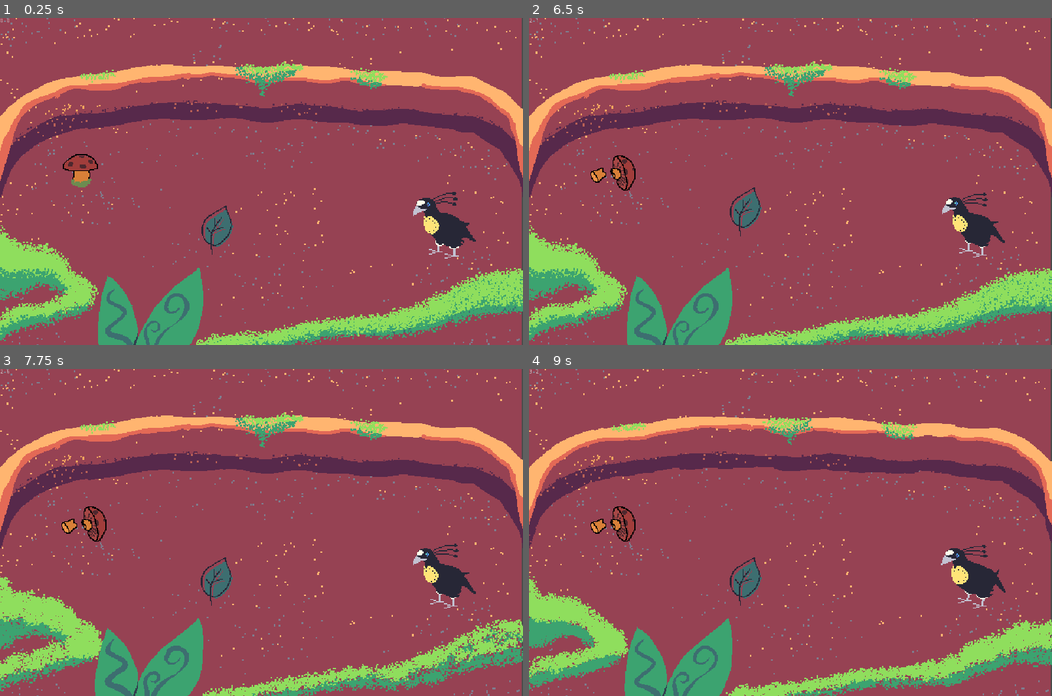
Above: before the commit, frames 1-4 (two rows, left to right).
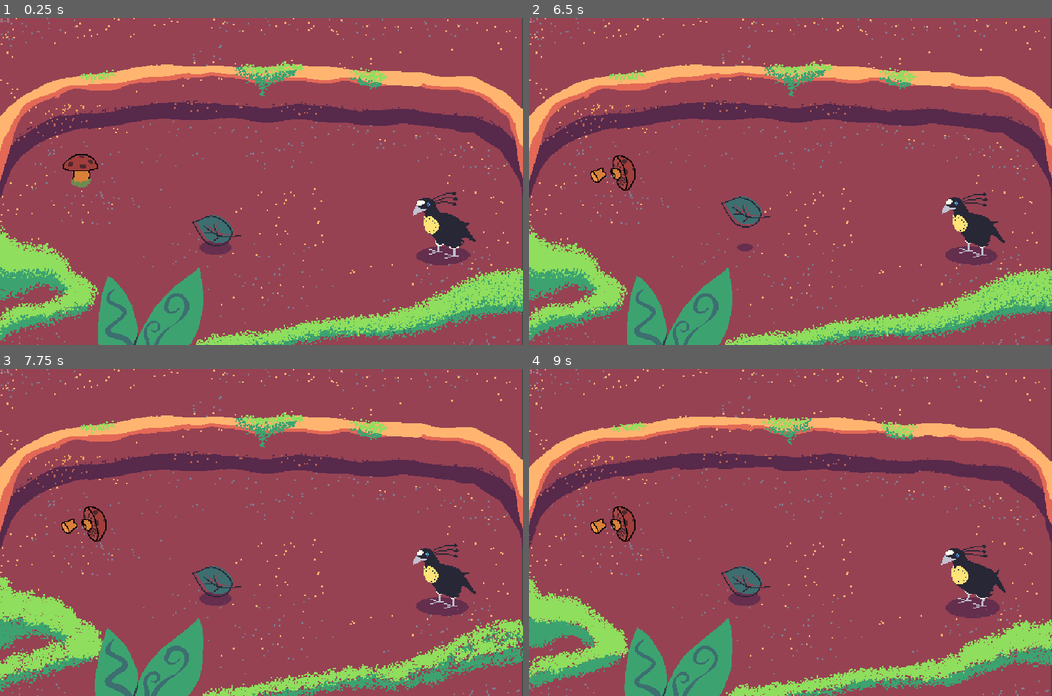
Above: after the commit, the same moments.

Repository: mapedorr/CapstoneGame
Game: Godot game, scene res://Limpiar/CleaningGame.tscn
Two runs of this game, one before a commit and one after it. Both use one fixed random seed, a clock stepped at 60 frames per second and the inputs below. Sound files missing from this copy of the repository are replaced by a short silence.
Inputs (mouse positions are in pixels of both pictures, inside the frame that each line leads up to):
- Up to frame 1 (0.25 s): no input
- Up to frame 2 (6.5 s): drag from (743, 230) to (612, 174) at 0.52 s; click "Start" at 1.25 s; drag from (612, 174) to (743, 230) at 2.02 s; move the mouse to (842, 109) at 2.77 s; click (842, 109) at 2.92 s; drag from (764, 246) to (633, 132) at 3.52 s; move the mouse to (947, 230) at 4.27 s; click (947, 230) at 4.42 s; drag from (633, 132) to (743, 230) at 5.02 s; move the mouse to (816, 181) at 5.77 s; click (816, 181) at 5.92 s
- Up to frame 3 (7.75 s): drag from (183, 450) to (214, 561) at 6.52 s; move the mouse to (376, 516) at 7.27 s; click (376, 516) at 7.42 s
- Up to frame 4 (9 s): drag from (685, 548) to (764, 597) at 8.02 s; move the mouse to (842, 460) at 8.77 s; click (842, 460) at 8.92 s

The runs differ from the first frame. In frame 1, 0.9% of the frame differs, in the area x 36-90%, y 57-76%; in frame 2, 0.8%; in frame 3, 0.9%; in frame 4, 1.0%, in the area x 36-90%, y 57-77%.

Commit message:
Added Parotias' shadow.
Added a shadow to the Leaf.
Rotated the leaf because it looks better that way.

Diff:
--- a/Limpiar/CleaningGame.tscn
+++ b/Limpiar/CleaningGame.tscn
@@ -35,8 +35,9 @@
 [ext_resource path="res://CustomResources/DynamicFonts/sniglet.tres" type="DynamicFont" id=33]
 [ext_resource path="res://Assets/Scripts/Tutorial.gd" type="Script" id=34]
 [ext_resource path="res://Assets/Sprites/how_to_play_B.png" type="Texture" id=35]
-[ext_resource path="res://Limpiar/Sprites/clean-fg.png" type="Texture" id=36]
-[ext_resource path="res://Audio/SFX/BG_Main.ogg" type="AudioStream" id=37]
+[ext_resource path="res://Assets/Sprites/parotia_shadow.png" type="Texture" id=36]
+[ext_resource path="res://Limpiar/Sprites/clean-fg.png" type="Texture" id=37]
+[ext_resource path="res://Audio/SFX/BG_Main.ogg" type="AudioStream" id=38]
 
 [sub_resource type="Animation" id=1]
 resource_name = "Idle"
@@ -154,6 +155,30 @@
 "update": 1,
 "values": [ 10, 11, 12 ]
 }
+tracks/1/type = "value"
+tracks/1/path = NodePath("Shadow:position")
+tracks/1/interp = 1
+tracks/1/loop_wrap = true
+tracks/1/imported = false
+tracks/1/enabled = true
+tracks/1/keys = {
+"times": PoolRealArray( 0 ),
+"transitions": PoolRealArray( 1 ),
+"update": 0,
+"values": [ Vector2( 74, 118 ) ]
+}
+tracks/2/type = "value"
+tracks/2/path = NodePath("Shadow:scale")
+tracks/2/interp = 1
+tracks/2/loop_wrap = true
+tracks/2/imported = false
+tracks/2/enabled = true
+tracks/2/keys = {
+"times": PoolRealArray( 0 ),
+"transitions": PoolRealArray( 1 ),
+"update": 0,
+"values": [ Vector2( 2.5, 2.5 ) ]
+}
 
 [sub_resource type="Animation" id=9]
 length = 0.6
@@ -181,6 +206,30 @@
 "update": 1,
 "values": [ 0, 4, 3, 4 ]
 }
+tracks/2/type = "value"
+tracks/2/path = NodePath("Shadow:position")
+tracks/2/interp = 1
+tracks/2/loop_wrap = true
+tracks/2/imported = false
+tracks/2/enabled = true
+tracks/2/keys = {
+"times": PoolRealArray( 0, 0.1, 0.3 ),
+"transitions": PoolRealArray( 1, 1, 1 ),
+"update": 1,
+"values": [ Vector2( 64, 122 ), Vector2( 68, 132 ), Vector2( 64, 122 ) ]
+}
+tracks/3/type = "value"
+tracks/3/path = NodePath("Shadow:scale")
+tracks/3/interp = 1
+tracks/3/loop_wrap = true
+tracks/3/imported = false
+tracks/3/enabled = true
+tracks/3/keys = {
+"times": PoolRealArray( 0 ),
+"transitions": PoolRealArray( 1 ),
+"update": 0,
+"values": [ Vector2( 2, 2 ) ]
+}
 
 [sub_resource type="Animation" id=10]
 length = 0.6
@@ -196,6 +245,30 @@
 "transitions": PoolRealArray( 1, 1, 1 ),
 "update": 1,
 "values": [ 0, 1, 2 ]
+}
+tracks/1/type = "value"
+tracks/1/path = NodePath("Shadow:position")
+tracks/1/interp = 1
+tracks/1/loop_wrap = true
+tracks/1/imported = false
+tracks/1/enabled = true
+tracks/1/keys = {
+"times": PoolRealArray( 0 ),
+"transitions": PoolRealArray( 1 ),
+"update": 0,
+"values": [ Vector2( 64, 122 ) ]
+}
+tracks/2/type = "value"
+tracks/2/path = NodePath("Shadow:scale")
+tracks/2/interp = 1
+tracks/2/loop_wrap = true
+tracks/2/imported = false
+tracks/2/enabled = true
+tracks/2/keys = {
+"times": PoolRealArray( 0 ),
+"transitions": PoolRealArray( 1 ),
+"update": 0,
+"values": [ Vector2( 2, 2 ) ]
 }
 
 [sub_resource type="Animation" id=11]
@@ -214,6 +287,30 @@
 "update": 1,
 "values": [ 7, 8, 9 ]
 }
+tracks/1/type = "value"
+tracks/1/path = NodePath("Shadow:position")
+tracks/1/interp = 1
+tracks/1/loop_wrap = true
+tracks/1/imported = false
+tracks/1/enabled = true
+tracks/1/keys = {
+"times": PoolRealArray( 0 ),
+"transitions": PoolRealArray( 1 ),
+"update": 0,
+"values": [ Vector2( 64, 122 ) ]
+}
+tracks/2/type = "value"
+tracks/2/path = NodePath("Shadow:scale")
+tracks/2/interp = 1
+tracks/2/loop_wrap = true
+tracks/2/imported = false
+tracks/2/enabled = true
+tracks/2/keys = {
+"times": PoolRealArray( 0 ),
+"transitions": PoolRealArray( 1 ),
+"update": 0,
+"values": [ Vector2( 1.6, 1.6 ) ]
+}
 
 [sub_resource type="Animation" id=12]
 length = 0.6
@@ -228,6 +325,30 @@
 "transitions": PoolRealArray( 1, 1, 1 ),
 "update": 1,
 "values": [ 5, 6, 5 ]
+}
+tracks/1/type = "value"
+tracks/1/path = NodePath("Shadow:position")
+tracks/1/interp = 1
+tracks/1/loop_wrap = true
+tracks/1/imported = false
+tracks/1/enabled = true
+tracks/1/keys = {
+"times": PoolRealArray( 0 ),
+"transitions": PoolRealArray( 1 ),
+"update": 0,
+"values": [ Vector2( 64, 122 ) ]
+}
+tracks/2/type = "value"
+tracks/2/path = NodePath("Shadow:scale")
+tracks/2/interp = 1
+tracks/2/loop_wrap = true
+tracks/2/imported = false
+tracks/2/enabled = true
+tracks/2/keys = {
+"times": PoolRealArray( 0 ),
+"transitions": PoolRealArray( 1 ),
+"update": 0,
+"values": [ Vector2( 1.7, 1.7 ) ]
 }
 
 [sub_resource type="Animation" id=13]
@@ -314,6 +435,23 @@
 "values": [ ExtResource( 32 ) ]
 }
 
+[sub_resource type="Animation" id=18]
+resource_name = "Idle"
+length = 0.6
+loop = true
+tracks/0/type = "value"
+tracks/0/path = NodePath(".:frame")
+tracks/0/interp = 1
+tracks/0/loop_wrap = true
+tracks/0/imported = false
+tracks/0/enabled = true
+tracks/0/keys = {
+"times": PoolRealArray( 0, 0.2, 0.4 ),
+"transitions": PoolRealArray( 1, 1, 1 ),
+"update": 1,
+"values": [ 0, 1, 2 ]
+}
+
 [sub_resource type="Animation" id=17]
 length = 1.6
 loop = true
@@ -332,6 +470,10 @@
 
 [node name="Limpiar" type="Node2D"]
 script = ExtResource( 1 )
+__meta__ = {
+"_edit_horizontal_guides_": [ 582.7 ],
+"_edit_vertical_guides_": [ 1092.0 ]
+}
 leaf = ExtResource( 2 )
 stick = ExtResource( 3 )
 flower = ExtResource( 4 )
@@ -645,10 +787,22 @@
 position = Vector2( 310, 320 )
 scale = Vector2( 2, 2 )
 
+[node name="Shadow" type="Sprite" parent="Bird4/DancingBird"]
+modulate = Color( 1, 1, 1, 0.784314 )
+position = Vector2( 74, 118 )
+scale = Vector2( 2.5, 2.5 )
+z_index = -1
+texture = ExtResource( 36 )
+hframes = 3
+
+[node name="Animations" type="AnimationPlayer" parent="Bird4/DancingBird/Shadow"]
+autoplay = "Idle"
+anims/Idle = SubResource( 18 )
+
 [node name="PrimerPlano" type="Sprite" parent="."]
 editor/display_folded = true
 position = Vector2( 0, 507.051 )
-texture = ExtResource( 36 )
+texture = ExtResource( 37 )
 centered = false
 hframes = 3
 frame = 2
--- a/Limpiar/Leaf/Leaf.tscn
+++ b/Limpiar/Leaf/Leaf.tscn
@@ -1,11 +1,12 @@
-[gd_scene load_steps=11 format=2]
+[gd_scene load_steps=12 format=2]
 
 [ext_resource path="res://Limpiar/Leaf/SwipeObject.gd" type="Script" id=1]
 [ext_resource path="res://Limpiar/leaf.png" type="Texture" id=2]
 [ext_resource path="res://Assets/Particles/dirt_01.png" type="Texture" id=3]
-[ext_resource path="res://addons/swipe-detector/swipe_detector.gd" type="Script" id=4]
-[ext_resource path="res://addons/swipe-detector/icon.png" type="Texture" id=5]
-[ext_resource path="res://Audio/SFX/SFX_LeafSpawn.ogg" type="AudioStream" id=6]
+[ext_resource path="res://Assets/Sprites/mugre_shadow.png" type="Texture" id=4]
+[ext_resource path="res://addons/swipe-detector/swipe_detector.gd" type="Script" id=5]
+[ext_resource path="res://addons/swipe-detector/icon.png" type="Texture" id=6]
+[ext_resource path="res://Audio/SFX/SFX_LeafSpawn.ogg" type="AudioStream" id=7]
 
 [sub_resource type="Animation" id=1]
 resource_name = "Dance"
@@ -34,6 +35,42 @@
 "update": 1,
 "values": [ Vector2( 0, 0 ), Vector2( 0, -20 ), Vector2( 0, 0 ) ]
 }
+tracks/2/type = "value"
+tracks/2/path = NodePath("Shadow:position")
+tracks/2/interp = 1
+tracks/2/loop_wrap = true
+tracks/2/imported = false
+tracks/2/enabled = true
+tracks/2/keys = {
+"times": PoolRealArray( 0, 0.1, 0.2 ),
+"transitions": PoolRealArray( 1, 1, 1 ),
+"update": 1,
+"values": [ Vector2( -18, 0 ), Vector2( -38, -1.78814e-006 ), Vector2( -18, 0 ) ]
+}
+tracks/3/type = "value"
+tracks/3/path = NodePath("Shadow:scale")
+tracks/3/interp = 1
+tracks/3/loop_wrap = true
+tracks/3/imported = false
+tracks/3/enabled = true
+tracks/3/keys = {
+"times": PoolRealArray( 0.00747631, 0.1, 0.2 ),
+"transitions": PoolRealArray( 1, 1, 1 ),
+"update": 1,
+"values": [ Vector2( 1, 1 ), Vector2( 0.5, 0.5 ), Vector2( 1, 1 ) ]
+}
+tracks/4/type = "value"
+tracks/4/path = NodePath("Shadow:visible")
+tracks/4/interp = 1
+tracks/4/loop_wrap = true
+tracks/4/imported = false
+tracks/4/enabled = true
+tracks/4/keys = {
+"times": PoolRealArray( 0.0105023 ),
+"transitions": PoolRealArray( 1 ),
+"update": 1,
+"values": [ true ]
+}
 
 [sub_resource type="Animation" id=2]
 resource_name = "DeathLeft"
@@ -71,7 +108,19 @@
 "times": PoolRealArray( 0, 0.6, 1 ),
 "transitions": PoolRealArray( 1, 1, 1 ),
 "update": 0,
-"values": [ Vector2( 1, 1 ), Vector2( 1, 1 ), Vector2( 1e-05, 1e-05 ) ]
+"values": [ Vector2( 1, 1 ), Vector2( 1, 1 ), Vector2( 1e-005, 1e-005 ) ]
+}
+tracks/3/type = "value"
+tracks/3/path = NodePath("Shadow:visible")
+tracks/3/interp = 1
+tracks/3/loop_wrap = true
+tracks/3/imported = false
+tracks/3/enabled = true
+tracks/3/keys = {
+"times": PoolRealArray( 0.0105023 ),
+"transitions": PoolRealArray( 1 ),
+"update": 1,
+"values": [ false ]
 }
 
 [sub_resource type="Animation" id=3]
@@ -110,7 +159,19 @@
 "times": PoolRealArray( 0, 0.7, 1 ),
 "transitions": PoolRealArray( 1, 1, 1 ),
 "update": 0,
-"values": [ Vector2( 1, 1 ), Vector2( 1, 1 ), Vector2( 1e-05, 1e-05 ) ]
+"values": [ Vector2( 1, 1 ), Vector2( 1, 1 ), Vector2( 1e-005, 1e-005 ) ]
+}
+tracks/3/type = "value"
+tracks/3/path = NodePath("Shadow:visible")
+tracks/3/interp = 1
+tracks/3/loop_wrap = true
+tracks/3/imported = false
+tracks/3/enabled = true
+tracks/3/keys = {
+"times": PoolRealArray( 0.0105023 ),
+"transitions": PoolRealArray( 1 ),
+"update": 1,
+"values": [ false ]
 }
 
 [sub_resource type="CapsuleShape2D" id=4]
@@ -119,10 +180,13 @@
 
 [node name="Leaf" type="Node2D"]
 script = ExtResource( 1 )
+__meta__ = {
+"_edit_horizontal_guides_": [ 18.0 ]
+}
 random_movement = true
 
 [node name="Sprite" type="Sprite" parent="."]
-position = Vector2( 0.736083, -0.490722 )
+rotation = -1.5708
 texture = ExtResource( 2 )
 
 [node name="Animator" type="AnimationPlayer" parent="Sprite"]
@@ -148,28 +212,30 @@
 scale_amount = 0.5
 scale_amount_random = 0.03
 
+[node name="Shadow" type="Sprite" parent="Sprite"]
+modulate = Color( 1, 1, 1, 0.776471 )
+position = Vector2( -18, 0 )
+rotation = 1.5708
+z_index = -1
+texture = ExtResource( 4 )
+hframes = 3
+
 [node name="Tween" type="Tween" parent="."]
 
 [node name="SwipeDetector" type="Node" parent="."]
 editor/display_folded = true
-script = ExtResource( 4 )
+script = ExtResource( 5 )
 __meta__ = {
-"_editor_icon": ExtResource( 5 )
+"_editor_icon": ExtResource( 6 )
 }
 distance_threshold = 0.01
 
 [node name="Area2D" type="Area2D" parent="SwipeDetector"]
-__meta__ = {
-"_edit_lock_": true
-}
 
 [node name="CollisionShape2D" type="CollisionShape2D" parent="SwipeDetector/Area2D"]
-rotation = 0.261799
+rotation = -1.50098
 shape = SubResource( 4 )
-__meta__ = {
-"_edit_lock_": true
-}
 
 [node name="SFX_Spawn" type="AudioStreamPlayer2D" parent="."]
-stream = ExtResource( 6 )
+stream = ExtResource( 7 )
 volume_db = -4.0
--- a/ui/UI.tscn
+++ b/ui/UI.tscn
@@ -437,6 +437,7 @@
 volume_db = -3.0
 
 [node name="StartScreen" type="Control" parent="."]
+editor/display_folded = true
 anchor_right = 1.0
 anchor_bottom = 1.0
 
@@ -465,6 +466,8 @@
 margin_top = 545.0
 margin_right = 134.0
 margin_bottom = 735.003
+size_flags_horizontal = 3
+size_flags_vertical = 3
 custom_constants/separation = 96
 __meta__ = {
 "_edit_group_": true
@@ -472,8 +475,10 @@
 
 [node name="Start" type="Button" parent="StartScreen/StartButtons"]
 margin_right = 268.0
-margin_bottom = 25.0
+margin_bottom = 47.0
 mouse_default_cursor_shape = 2
+size_flags_horizontal = 15
+size_flags_vertical = 15
 custom_fonts/font = SubResource( 15 )
 custom_colors/font_color = Color( 1, 0.894118, 0.470588, 1 )
 custom_colors/font_color_hover = Color( 0.4, 1, 0.890196, 1 )
@@ -482,10 +487,12 @@
 flat = true
 
 [node name="Credits" type="Button" parent="StartScreen/StartButtons"]
-margin_top = 121.0
+margin_top = 143.0
 margin_right = 268.0
-margin_bottom = 146.0
+margin_bottom = 190.0
 mouse_default_cursor_shape = 2
+size_flags_horizontal = 15
+size_flags_vertical = 15
 custom_fonts/font = SubResource( 15 )
 custom_colors/font_color = Color( 1, 0.894118, 0.470588, 1 )
 custom_colors/font_color_hover = Color( 0.4, 1, 0.890196, 1 )
@@ -494,6 +501,7 @@
 flat = true
 
 [node name="Credits" type="VBoxContainer" parent="StartScreen"]
+editor/display_folded = true
 anchor_top = 0.5
 anchor_right = 1.0
 anchor_bottom = 0.5
Binary file added: Assets/Sprites/mugre_shadow.png
Not shown, added: Assets/Sprites/mugre_shadow.png.import
Binary file added: Assets/Sprites/parotia_shadow.png
Not shown, added: Assets/Sprites/parotia_shadow.png.import
Not shown: 2 places in Limpiar/CleaningGame.tscn that only renumber resources
